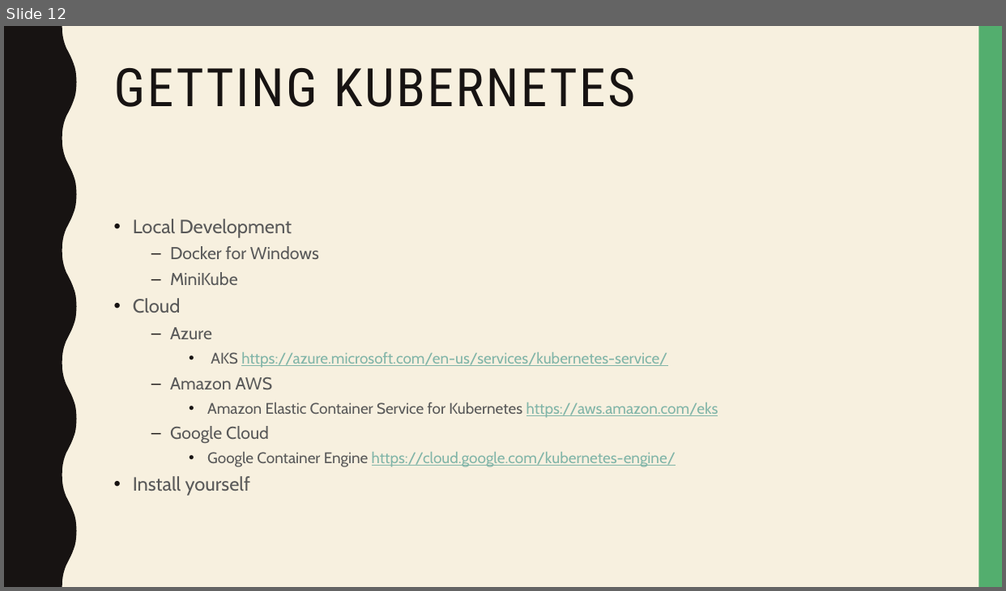
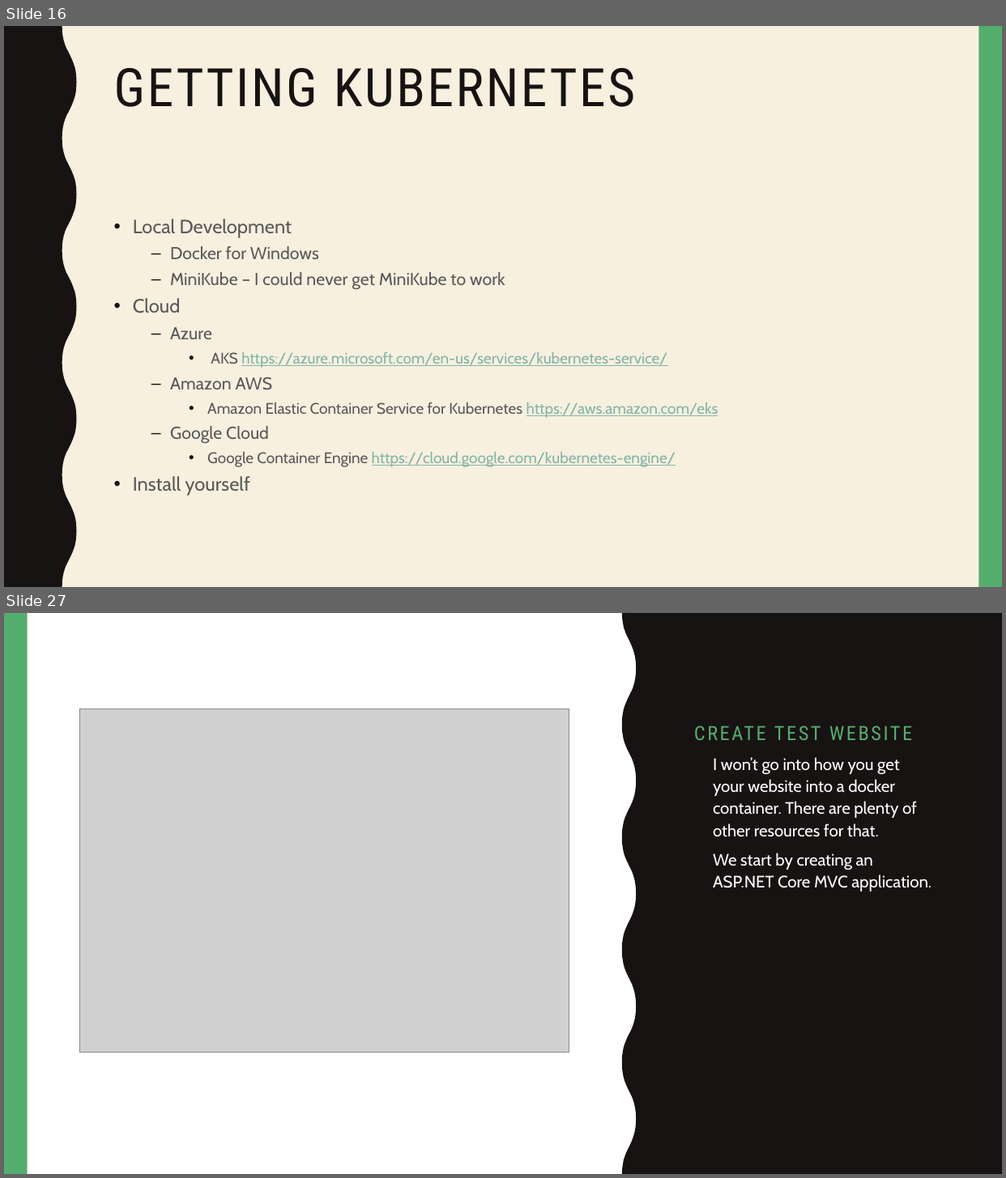
Before and after one commit to naveenvalecha/kubernetes-2018Presentation, a slide deck: k8 2018 Presentation.pptx. Shown one above the other, each under a label of ours: slide 12 before the commit, slides 16 and 27 after it; the slides between them are not shown. The pictures are 1006x591 and 1006x1178 pixels, drawn with LibreOffice and Linux fonts; fonts in the diff are those of the drawing; grey boxes stand for pictures. Boxes give left, top, right and bottom in pixels: in the first picture for what was removed or moved away, otherwise in the second. Text is boxed around its words. In the diff, an @@ line names an element or a change of style, - is before the commit and + after.

```diff
--- a/k8 2018 Presentation.pptx
+++ b/k8 2018 Presentation.pptx
@@ slide 27 added at (x1=4, y1=613, x2=1002, y2=1174), background #FFFFFF; not listed: 2 template elements that a slide beside it also shows @@
@@ rectangle added at (x1=4, y1=613, x2=1002, y2=1174), fill #FFFFFF @@
@@ rectangle added at (x1=4, y1=613, x2=27, y2=1174), fill #53AE6E @@
@@ freeform shape added at (x1=622, y1=613, x2=1002, y2=1174), fill #171312 @@
@@ title added at (x1=687, y1=650, x2=940, y2=748), 19 pt, text #53AE6E @@
+CREATE TEST WEBSITE
@@ picture added at (x1=79, y1=709, x2=569, y2=1053) @@
@@ text added at (x1=713, y1=757, x2=931, y2=892), 16 pt, text #FFFFFF @@
+• I won’t go into how you get your website into a docker container. There are plenty of other resources for that.
+• We start by creating an ASP.NET Core MVC application.
@@ what was slide 12 is now slide 16 @@
@@ slide 16 changed as well @@
@@ text at (x1=170, y1=272, x2=505, y2=290): text changed @@
-  – MiniKube
+  – MiniKube – I could never get MiniKube to work
```
Also in this commit, not shown: 2 other slides changed, 21 other slides added.
